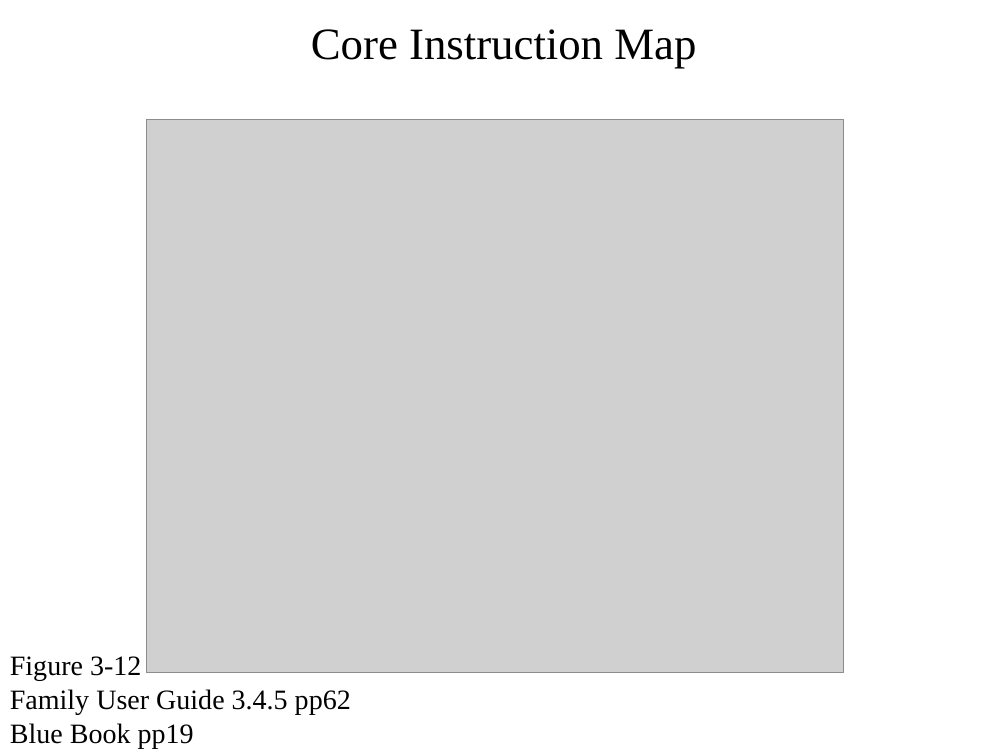
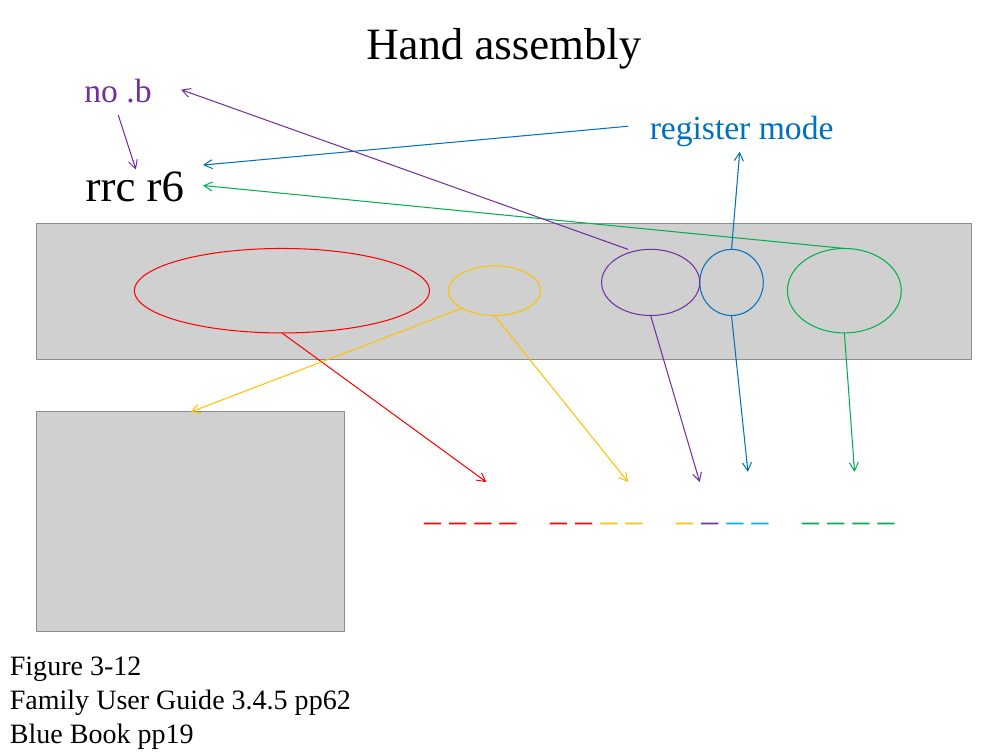
Before and after one commit to pw4rn3r/ECE382, a slide deck: slide 26 of notes/L4/Lsn4.pptx (slide 19 before the commit). Drawn at 1008x756 pixels with LibreOffice and Linux fonts; fonts in the diff are those of the drawing; grey boxes stand for pictures. Boxes give left, top, right and bottom in pixels: in the first picture for what was removed or moved away, otherwise in the second. Text is boxed around its words. In the diff, an @@ line names an element or a change of style, - is before the commit and + after.

```diff
--- a/notes/L4/Lsn4.pptx
+++ b/notes/L4/Lsn4.pptx
@@ title at (366,28,642,69): text changed @@
-Core Instruction Map
+Hand assembly
@@ group added at (84,78,700,482): 3 arrows, 1 text, 1 ellipse @@
+no .b
@@ picture removed at (146,119,844,672) @@
@@ group added at (203,115,834,472): 3 arrows, 1 text, 1 ellipse @@
+register mode
@@ text added at (86,166,184,202), 32 pt, text #000000 @@
+rrc r6
@@ arrow added from (845, 248) to (203, 185), #00B050 0.75 pt @@
@@ picture added at (36,224,971,359) @@
@@ ellipse added at (134,248,429,333), outline #FF0000 0.75 pt @@
@@ ellipse added at (449,266,540,316), outline #FFC000 0.75 pt @@
@@ ellipse added at (787,248,901,333), outline #00B050 0.75 pt @@
@@ arrow added from (462, 308) to (191, 412), #FFC000 0.75 pt @@
@@ arrow added from (495, 316) to (628, 482), #FFC000 0.75 pt @@
@@ arrow added from (282, 333) to (487, 482), #FF0000 0.75 pt @@
@@ arrow added from (845, 333) to (855, 472), #00B050 0.75 pt @@
@@ picture added at (36,412,345,632) @@
@@ text added at (414,482,917,532), 24 pt, text #FF0000 @@
+_ _ _ _ _ _ _ _ _ _ _ _ _ _ _ _
```
Also in this commit, not shown: 14 other slides changed, 21 slides added, 10 slides removed.
